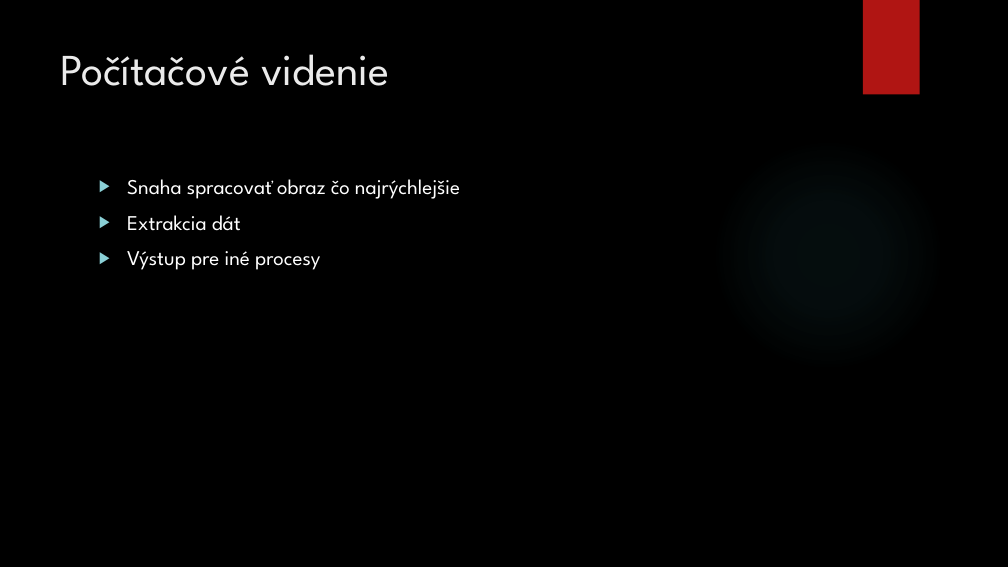
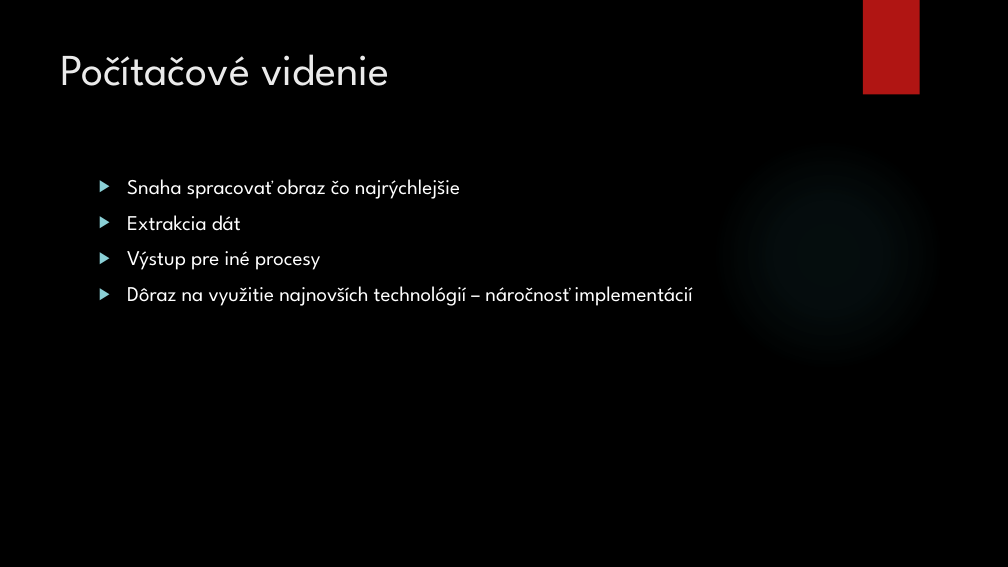
Before and after one commit to killerwife/IngProjekt, a slide deck: slide 2 of Diplomova Praca/PrezentaciaStatnice.pptx. Drawn at 1008x567 pixels with LibreOffice and Linux fonts; fonts in the diff are those of the drawing; background and template pictures are left out. Boxes give left, top, right and bottom in pixels: in the first picture for what was removed or moved away, otherwise in the second. Text is boxed around its words. In the diff, an @@ line names an element or a change of style, - is before the commit and + after.

```diff
--- a/Diplomova Praca/PrezentaciaStatnice.pptx
+++ b/Diplomova Praca/PrezentaciaStatnice.pptx
@@ text at (x1=127, y1=286, x2=693, y2=306): paragraph added @@
+▶ Dôraz na využitie najnovších technológií – náročnosť implementácií
```
Also in this commit, not shown: 4 other slides changed, 5 slides added, 3 slides removed, 1 other file.
